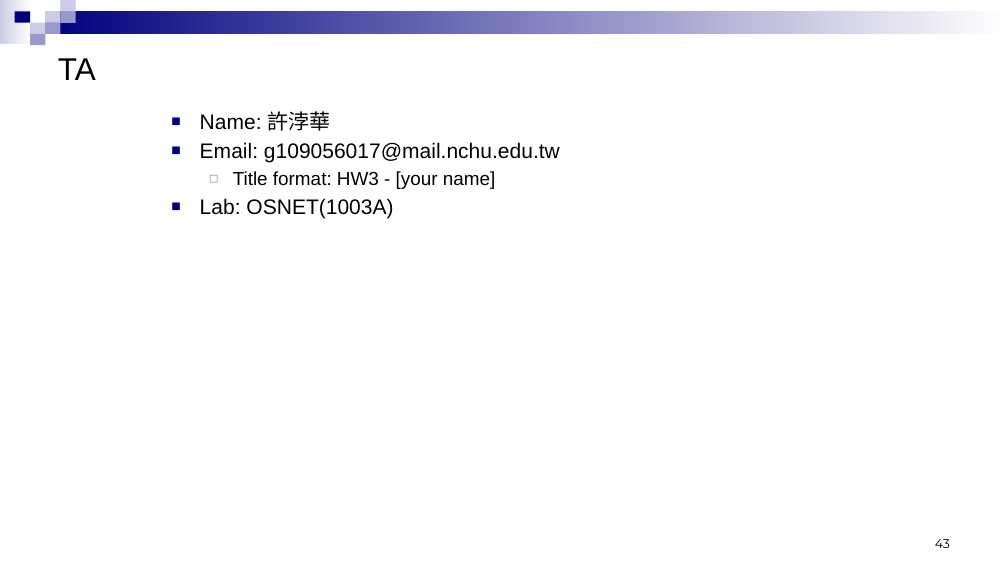
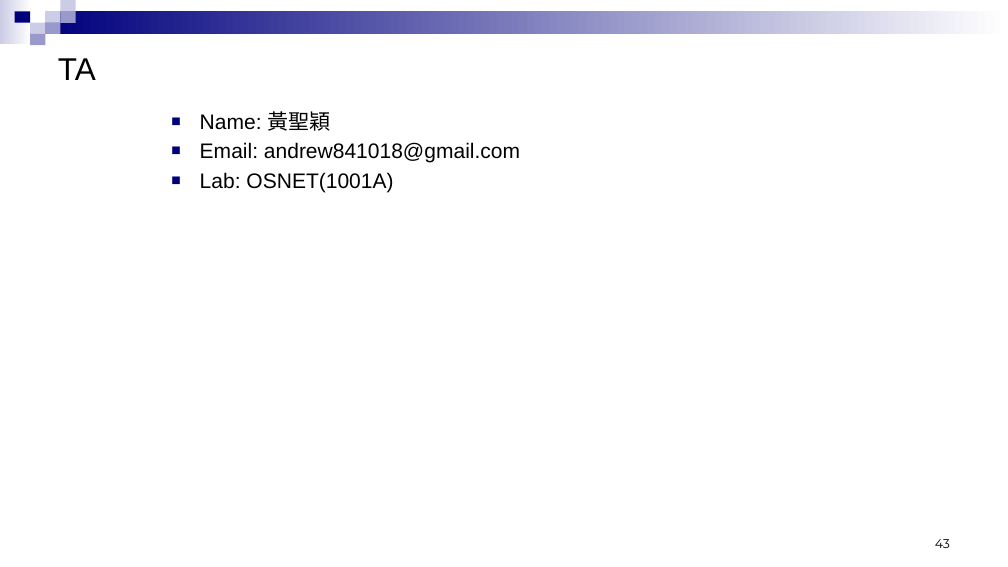
Before and after one commit to andrew841018/disksim_github, a slide deck: slide 43 of 檔案系統/HW1_Disk IO Performance under Sequential-Random and System Call-Library Call-MMAP.pptx. Drawn at 1008x567 pixels with LibreOffice and Linux fonts; fonts in the diff are those of the drawing. Boxes give left, top, right and bottom in pixels: in the first picture for what was removed or moved away, otherwise in the second. Text is boxed around its words. In the diff, an @@ line names an element or a change of style, - is before the commit and + after.

```diff
--- a/檔案系統/HW1_Disk IO Performance under Sequential-Random and System Call-Library Call-MMAP.pptx
+++ b/檔案系統/HW1_Disk IO Performance under Sequential-Random and System Call-Library Call-MMAP.pptx
@@ text at [200, 111, 520, 192]: text changed @@
-■ Name: 許浡華
-■ Email: g109056017@mail.nchu.edu.tw
-  ◻ Title format: HW3 - [your name]
-■ Lab: OSNET(1003A)
+■ Name: 黃聖穎
+■ Email: andrew841018@gmail.com
+■ Lab: OSNET(1001A)
```
Also in this commit, not shown: 1 other slide changed.
